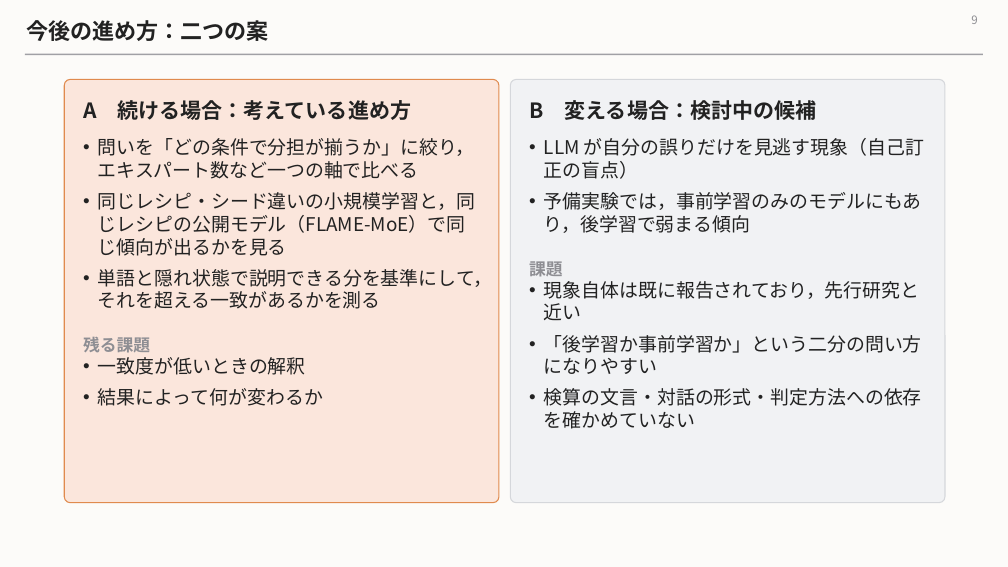
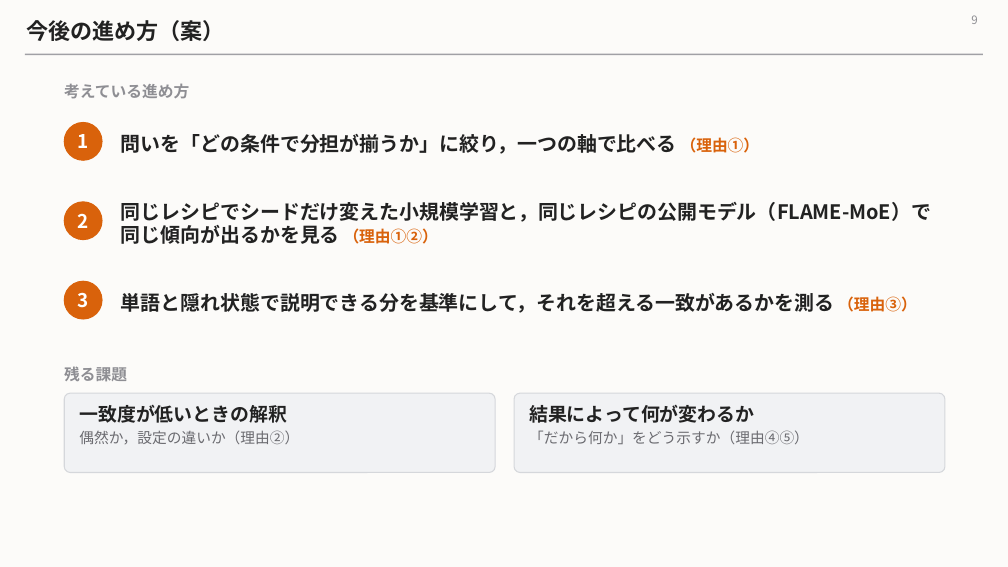
Before and after one commit to Nhckdvrl/ssn-group-papaer, a slide deck: slide 9 of workbench/mechanism-population-dynamics/moe_review_2026-11.pptx. Drawn at 1008x567 pixels with LibreOffice and Linux fonts; fonts in the diff are those of the drawing. Boxes give left, top, right and bottom in pixels: in the first picture for what was removed or moved away, otherwise in the second. Text is boxed around its words. In the diff, an @@ line names an element or a change of style, - is before the commit and + after.

```diff
--- a/workbench/mechanism-population-dynamics/moe_review_2026-11.pptx
+++ b/workbench/mechanism-population-dynamics/moe_review_2026-11.pptx
@@ title at (26, 20, 224, 41): text changed @@
-今後の進め方：二つの案
+今後の進め方（案）
@@ text at (64, 83, 189, 99): text changed; size 20 to 15 pt; text colour #222222 to #8E8E93 @@
-A 続ける場合：考えている進め方
+考えている進め方
@@ rounded rectangle removed at (64, 79, 499, 503) @@
@@ text removed at (529, 100, 817, 120) @@
-B 変える場合：検討中の候補
@@ ellipse added at (64, 123, 102, 160), fill #D9620B, outline #D9620B 1 pt @@
@@ text added at (78, 134, 89, 148), 18 pt, text #FFFFFF, bold @@
+1
@@ text removed at (83, 138, 493, 406) @@
-• 問いを「どの条件で分担が揃うか」に絞り，エキスパート数など一つの軸で比べる
-• 同じレシピ・シード違いの小規模学習と，同じレシピの公開モデル（FLAME-MoE）で同じ傾向が出るかを見る
-• 単語と隠れ状態で説明できる分を基準にして，それを超える一致があるかを測る
-残る課題
-• 一致度が低いときの解釈
-• 結果によって何が変わるか
@@ text added at (121, 134, 760, 154), 19 pt, text #222222, bold @@
+問いを「どの条件で分担が揃うか」に絞り，一つの軸で比べる （理由①）
@@ text removed at (529, 138, 924, 429) @@
-• LLM が自分の誤りだけを見逃す現象（自己訂正の盲点）
-• 予備実験では，事前学習のみのモデルにもあり，後学習で弱まる傾向
-課題
-• 現象自体は既に報告されており，先行研究と近い
-• 「後学習か事前学習か」という二分の問い方になりやすい
-• 検算の文言・対話の形式・判定方法への依存を確かめていない
@@ ellipse added at (64, 202, 102, 240), fill #D9620B, outline #D9620B 1 pt @@
@@ text added at (121, 202, 931, 244), 19 pt, text #222222, bold @@
+同じレシピでシードだけ変えた小規模学習と，同じレシピの公開モデル（FLAME-MoE）で同じ傾向が出るかを見る （理由①②）
@@ text added at (78, 213, 89, 228), 18 pt, text #FFFFFF, bold @@
+2
@@ ellipse added at (64, 281, 102, 319), fill #D9620B, outline #D9620B 1 pt @@
@@ text added at (78, 292, 89, 308), 18 pt, text #FFFFFF, bold @@
+3
@@ text added at (121, 293, 917, 313), 19 pt, text #222222, bold @@
+単語と隠れ状態で説明できる分を基準にして，それを超える一致があるかを測る （理由③）
@@ text added at (64, 367, 127, 381), 15 pt, text #8E8E93, bold @@
+残る課題
@@ rounded rectangle added at (64, 393, 495, 473), fill #F1F2F4, outline #D5D7DB 1 pt @@
@@ text added at (79, 405, 299, 444), 14 pt, text #6B6B70 @@
+一致度が低いときの解釈
+偶然か，設定の違いか（理由②）
@@ rounded rectangle: place and size @@
-rounded rectangle at (510, 79, 945, 503)
+rounded rectangle at (514, 393, 945, 473)
@@ rounded rectangle at (514, 393, 945, 473): proportions changed @@
@@ text added at (529, 405, 809, 444), 14 pt, text #6B6B70 @@
+結果によって何が変わるか
+「だから何か」をどう示すか（理由④⑤）
```
Also in this commit, not shown: 1 other file.
